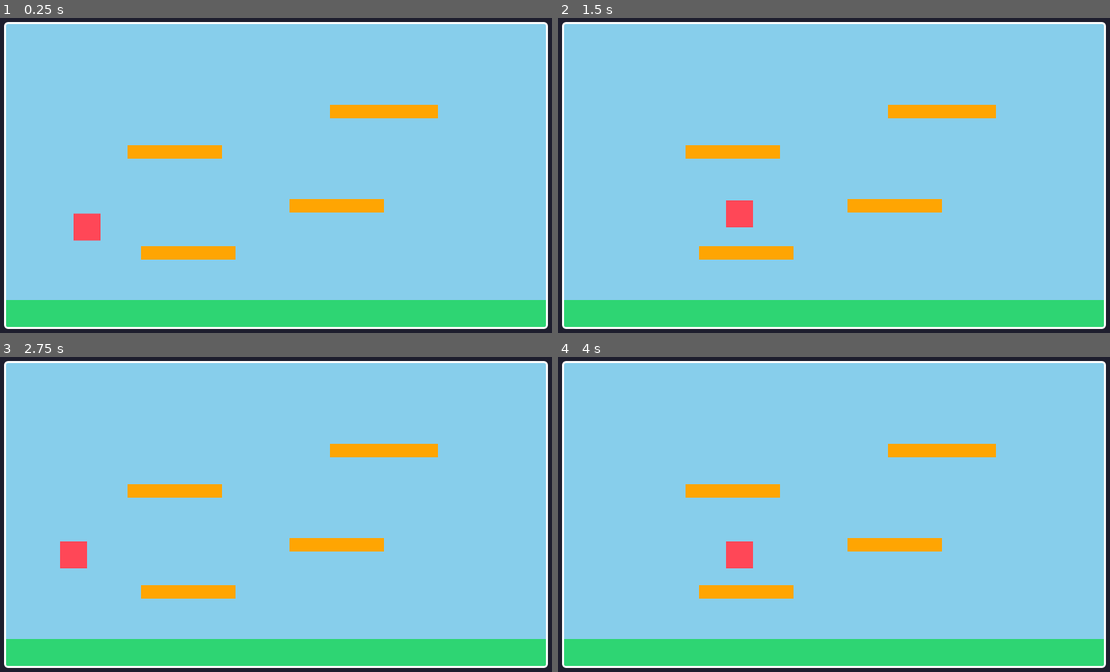
Above: before the commit, frames 1-4 (two rows, left to right).
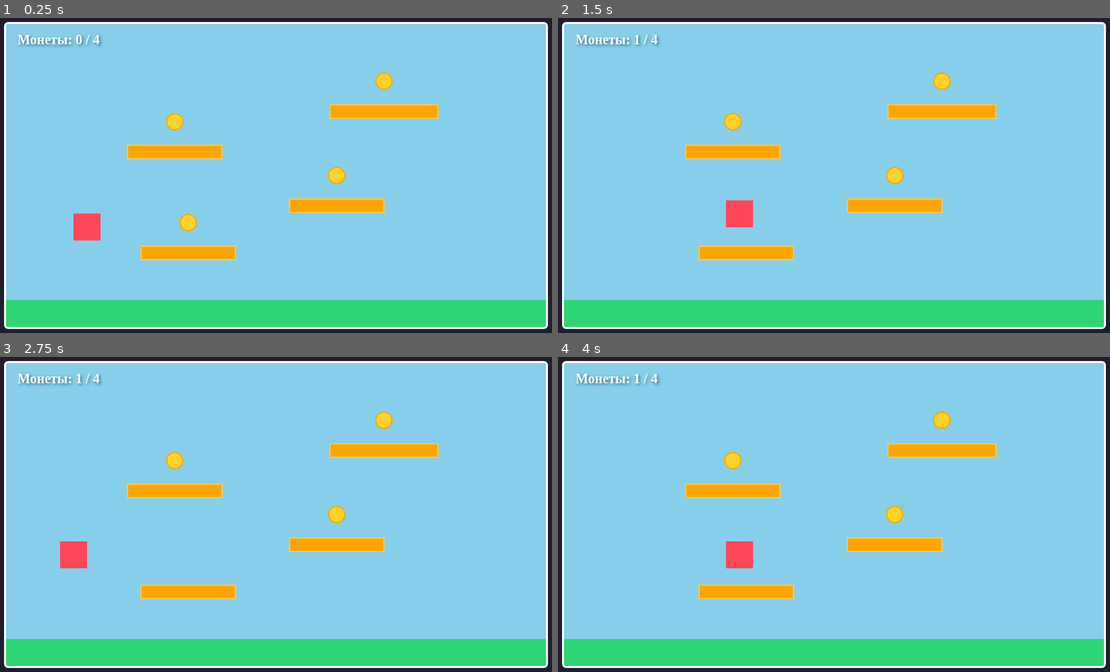
Above: after the commit, the same moments.

Repository: Myopcd/js-platformer-game
Game: browser game, page index.html
Two runs of this game, one before a commit and one after it. Both use one fixed random seed, a clock stepped at 60 frames per second and the inputs below.
Inputs:
- Up to frame 1 (0.25 s): no input
- Up to frame 2 (1.5 s): hold Right from 1.03 s (still down); tap Space at 1.1 s
- Up to frame 3 (2.75 s): release Right at 1.53 s; hold Down 1.58-1.85 s; tap Space at 1.6, 2.1, 2.6 s; hold Left 1.9-2.47 s; hold Up from 2.52 s (still down)
- Up to frame 4 (4 s): release Up at 2.82 s; hold Right 2.87-3.53 s; tap Space at 3.1, 3.6 s; hold Up 3.58-3.82 s; hold Left from 3.87 s (still down)

The runs differ from the first frame. In frame 1, 1.6% of the frame differs, in the area x 3-80%, y 5-77%; in frame 2, 1.5%; in frame 3, 1.5%; in frame 4, 1.5%.

Commit message:
feat: add collectible coins and HUD score counter

Diff:
--- a/index.html
+++ b/index.html
@@ -7,7 +7,10 @@
     <link rel="stylesheet" href="style.css">
 </head>
 <body>
+    <div class="game-container">
+        <div id="scoreBoard">Монеты: 0 / 4</div>
     <canvas id="gameCanvas" width="800" height="450"></canvas>
+    </div>
     <script type="module" src="js/main.js"></script>
 </body>
 </html>
--- a/js/level.js
+++ b/js/level.js
@@ -4,15 +4,42 @@
             { x: 200, y: 330, width: 140, height: 20},
             { x: 420, y: 260, width: 140, height: 20},
             { x: 180, y: 180, width: 140, height: 20},
-            { x: 480, y: 120, width: 160, height: 20},
+            { x: 480, y: 120, width: 160, height: 20}
         ];
+
+        this.coins = [
+            { x:270, y: 295, radius: 12, collected: false },
+            { x:490, y: 225, radius: 12, collected: false },
+            { x:250, y: 145, radius: 12, collected: false },
+            { x:560, y: 85, radius: 12, collected: false }
+        ]
     }
 
     draw(ctx) {
+        // Отрисовка платформ
         ctx.fillStyle = '#ffa502';
+        ctx.strokeStyle = '#eccc58';
+        ctx.lineWidth = 2;
+
+
         for (const platform of this.platforms) {
             ctx.fillRect(platform.x, platform.y, platform.width, platform.height );
+            ctx.strokeRect(platform.x, platform.y, platform.width, platform.height);
         }
 
+        // Отрисовка несобранных монеток
+        for (const coin of this.coins) {
+            if (!coin.collected) {
+                ctx.beginPath();
+                ctx.arc(coin.x, coin.y, coin.radius, 0, Math.PI * 2);
+                ctx.fillStyle = '#ffd32a';
+                ctx.fill();
+                ctx.strokeStyle = "#ffa801";
+                ctx.lineWidth = 2;
+                ctx.stroke();
+                ctx.closePath();
+
+            }
+        }
     }
 }
--- a/js/main.js
+++ b/js/main.js
@@ -3,10 +3,12 @@
 
 const canvas = document.getElementById('gameCanvas');
 const ctx = canvas.getContext('2d');
+const scoreBoard = document.getElementById('scoreBoard');
 
 const player = new Player(100, 200);
 const level = new Level();
 let keys = {};
+let score = 0;
 
 window.addEventListener('keydown', (e) => {
     if (['Space', 'ArrowUp', 'ArrowDown', 'ArrowLeft', 'ArrowRight'].includes(e.code)) {
@@ -23,6 +25,20 @@
     keys = {};
 });
 
+function checkCoins() {
+    for (const coin of level.coins) {
+        if (!coin.collected) {
+        // Проверка пересечения квадрата игрока и квадрата вокруг монетки
+        const hitX = player.x < coin.x + coin.radius && player.x + player.width > coin.x - coin.radius;
+        const hitY = player.y < coin.y + coin.radius && player.y + player.height > coin.y - coin.radius;
+          if (hitX && hitY) {
+              coin.collected = true;
+              score += 1;
+              scoreBoard.textContent = `Монеты: ${score} / ${level.coins.length}`;
+          }
+        }
+    }
+}
 function gameloop() {
     ctx.clearRect(0, 0, canvas.width, canvas.height);
 
@@ -32,6 +48,7 @@
 
     level.draw(ctx);
     player.update(keys, canvas.width, canvas.height, level.platforms);
+    checkCoins();
     player.draw(ctx);
 
     requestAnimationFrame(gameloop);
--- a/style.css
+++ b/style.css
@@ -12,8 +12,25 @@
     height: 100vh;
 }
 
+.game-container {
+    position: relative;
+}
+
+#scoreBoard {
+    position: absolute;
+    top:15px;
+    left: 20px;
+    color: #ffffff;
+    font-size: 20px;
+    font-weight: bold;
+    text-shadow: 2px 2px 4px rgba(0, 0, 0, 0.5);
+    pointer-events: none;
+}
+
+
 canvas {
     background-color: #87ceeb;
     border: 3px solid #ffffff;
     border-radius: 6px;
+    display: block;
 }
